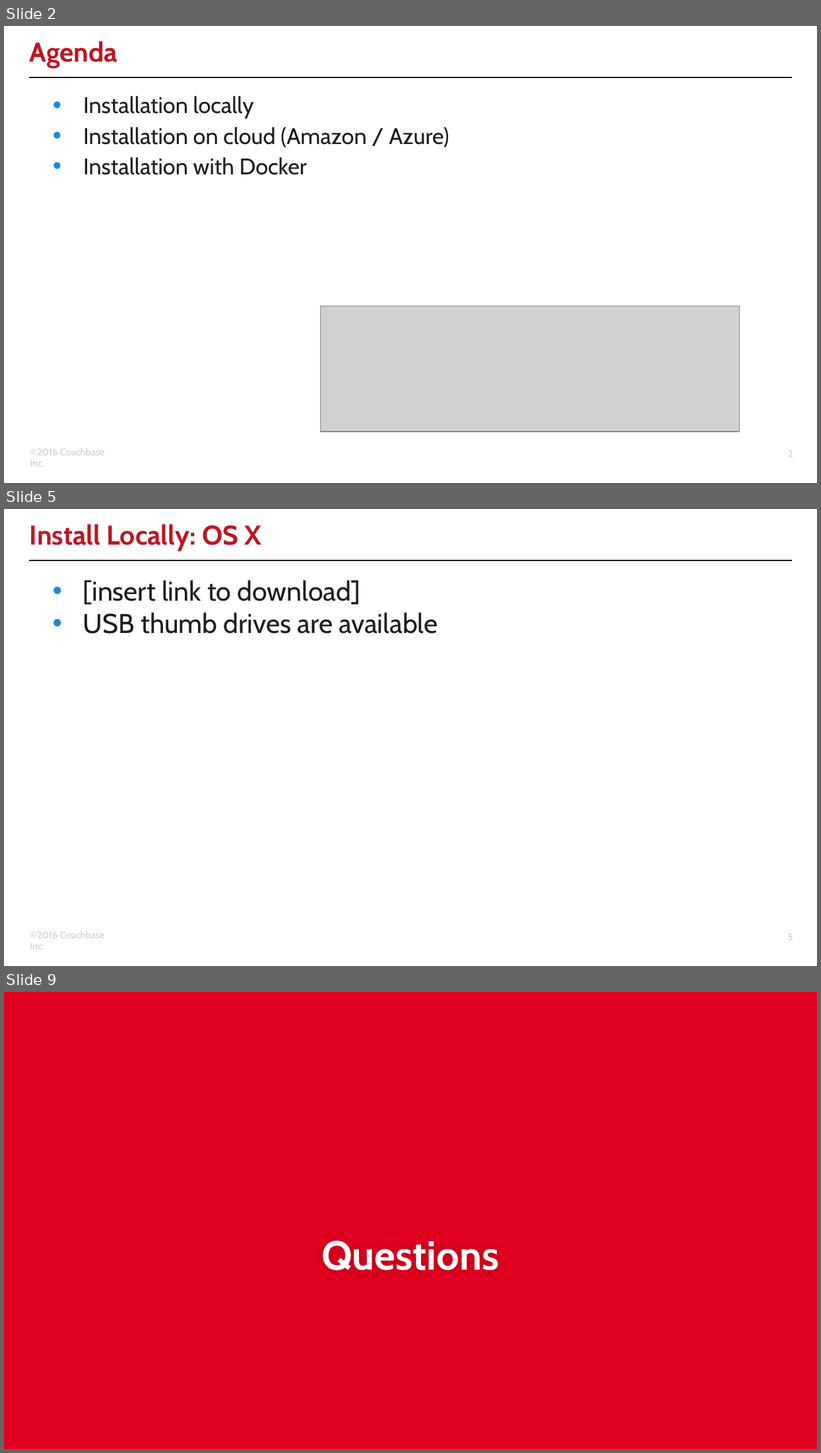
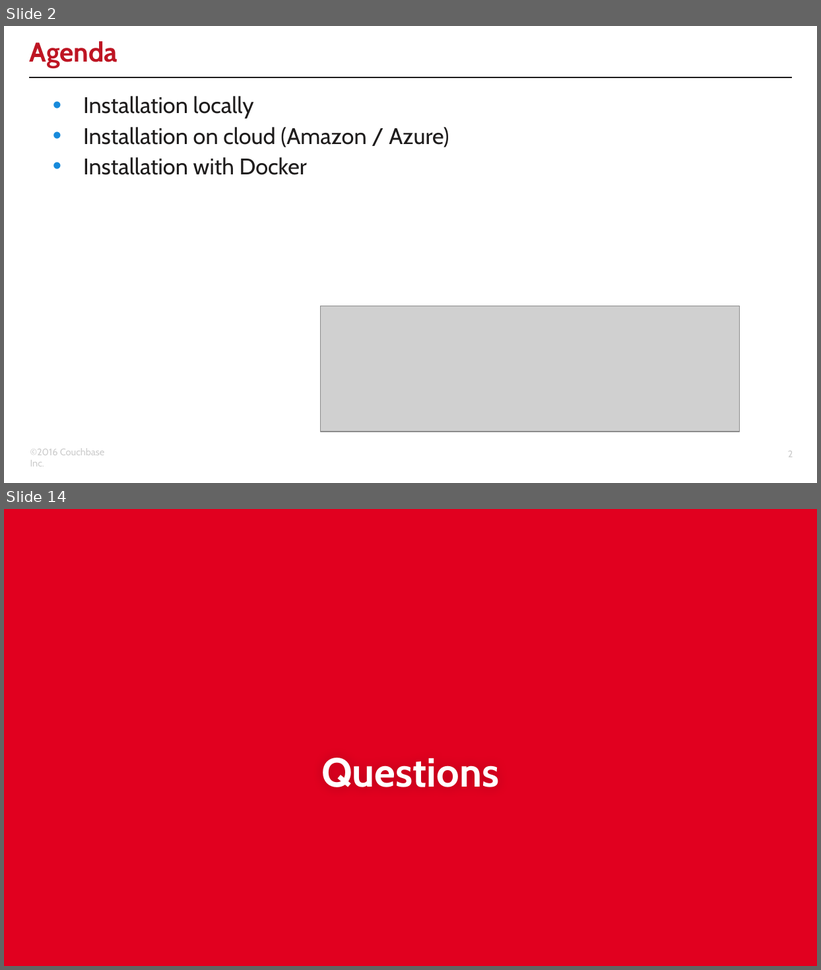
Before and after one commit to subalakr/workshop, a slide deck: connect2016/developer/01/01.pptx. Shown one above the other, each under a label of ours: slides 2, 5 and 9 before the commit, slides 2 and 14 after it; the slides between them are not shown. The pictures are 821x1453 and 821x970 pixels, drawn with LibreOffice and Linux fonts; fonts in the diff are those of the drawing; grey boxes stand for pictures; background and template pictures are left out. Boxes give left, top, right and bottom in pixels: in the first picture for what was removed or moved away, otherwise in the second. Text is boxed around its words. In the diff, an @@ line names an element or a change of style, - is before the commit and + after.

```diff
--- a/connect2016/developer/01/01.pptx
+++ b/connect2016/developer/01/01.pptx
@@ slide 5 removed at [4,509,817,966], background #FFFFFF; not listed: 3 template elements that a slide beside it also shows @@
@@ title removed at [30,524,261,551] @@
-Install Locally: OS X
@@ text removed at [83,580,438,634] @@
-• [insert link to download]
-• USB thumb drives are available
@@ what was slide 9 is now slide 14 @@
```
Also in this commit, not shown: 4 slides changed, 7 slides added, 1 other slide removed.
